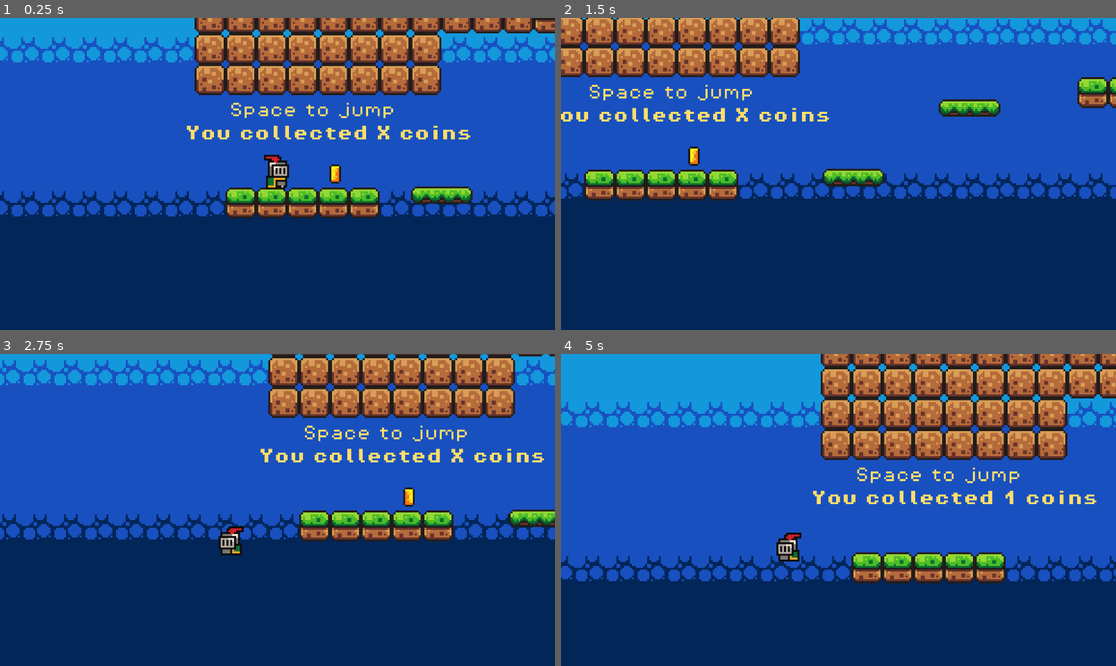
Above: before the commit, frames 1-4 (two rows, left to right).
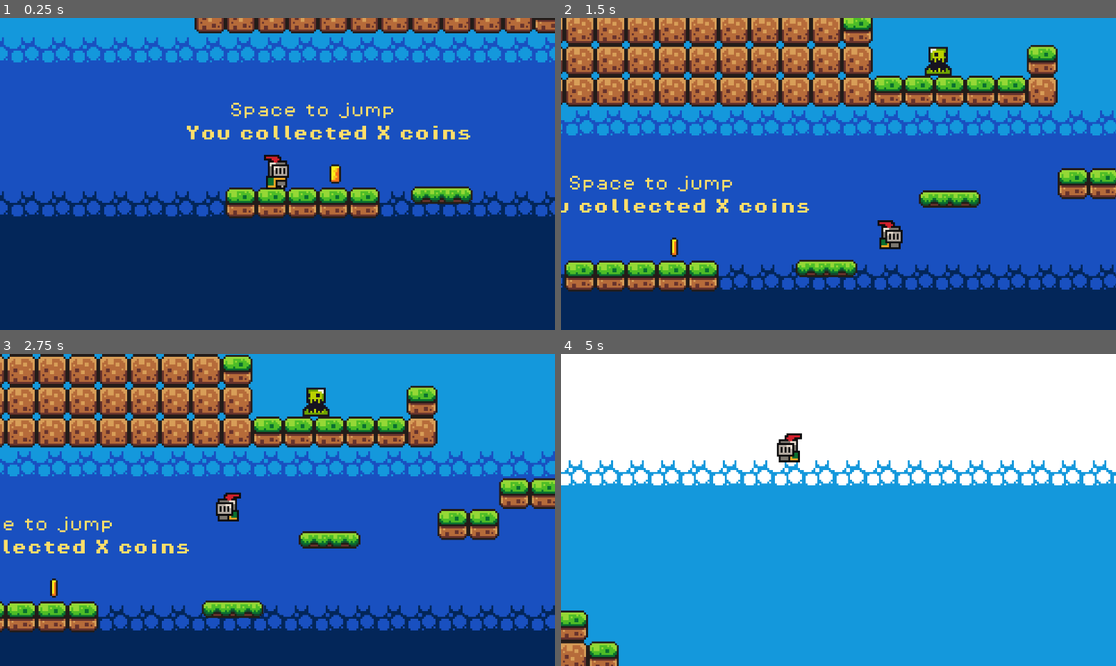
Above: after the commit, the same moments.

Repository: Agamv09/Basic-Platformer-Milkyway
Game: Godot game, scene res://Scenes/game.tscn
Two runs of this game, one before a commit and one after it. Both use one fixed random seed, a clock stepped at 60 frames per second and the inputs below.
Inputs:
- Up to frame 1 (0.25 s): no input
- Up to frame 2 (1.5 s): tap Enter at 0.5 s; hold Right (Move_right) from 0.53 s (still down); tap Space (Jump) at 0.6, 0.77, 1.07 s; tap Alt at 1.35 s
- Up to frame 3 (2.75 s): tap Space (Jump) at 1.52, 1.55, 1.82, 2.3 s; release Right (Move_right) at 2.03 s; hold Left (Move_left) from 2.03 s (still down); tap Shift at 2.1 s
- Up to frame 4 (5 s): release Left (Move_left) at 2.78 s; hold Right (Move_right) 2.78-4.28 s; tap Space (Jump) at 2.85, 3.02, 3.32, 3.77, 3.8, 4.07, 4.52, 4.55, 4.82 s; tap Alt at 3.6 s; hold Left (Move_left) from 4.28 s (still down); tap Shift at 4.35 s

The runs differ from the first frame. In frame 1, 8.5% of the frame differs, in the area x 35-80%, y 4-25%; in frame 2, 64%; in frame 3, 70%; in frame 4, 100%, in the area x 0-100%, y 0-100%.

Commit message:
Tried to add sounds for being hit by enemies in the games but didn't work :(, added Coyote time to the game and accidentally turned it into flappy bird.

Diff:
--- a/Scenes/game.tscn
+++ b/Scenes/game.tscn
@@ -239,7 +239,7 @@
 layer_0/name = "Background"
 layer_0/tile_data = PackedInt32Array(131074, 0, 14, 131075, 0, 14, 131076, 0, 14, 131077, 0, 14, 131078, 0, 14, -65518, …(27079 unchanged characters)…
 layer_1/name = "Mid"
-layer_1/tile_data = PackedInt32Array(131078, 0, 0, 131077, 0 …(816 unchanged characters)… 9, 0, 1, -393214, 0, 1, -262143, 0, 1, -196607, 0, 1, -131071, 0, 1, -131070, 0, 1, -131069, 0, 1, -131068, 0, 1, -196603, 0, 1, -262138, 0, 1, -327673, 0, 1, -458744, 0, 1, -524280, 0, 1, -458746, 0, 1, -196602, 0, 1, -131066, 0, 1, -131065, 0, 1, -131064, 0, 1, -196600, 0, 1, -262136, 0, 1, -327672, 0, 1, -262137, 0, 1, -196601, 0, 1, -393208, 0, 1, -589818, 0, 1, -524282, 0, 1, -393210, 0, 1, -196604, 0, 1, -131067, 0, 1, -196605, 0, 1, -393213, 0, 1, -458748, 0, 1, -393212, 0, 1, -196606, 0, 1, -589819, 0, 1)
+layer_1/tile_data = PackedInt32Array(131078, 0, 0, 131077, 0 …(816 unchanged characters)… 9, 0, 1, -393214, 0, 1, -262143, 0, 1, -262138, 0, 1, -327673, 0, 1, -458744, 0, 1, -524280, 0, 1, -458746, 0, 1, -262136, 0, 1, -327672, 0, 1, -262137, 0, 1, -393208, 0, 1, -589818, 0, 1, -524282, 0, 1, -393210, 0, 1, -393213, 0, 1, -458748, 0, 1, -393212, 0, 1, -589819, 0, 1)
 
 [node name="Player" parent="." instance=ExtResource("1_ebmjs")]
 position = Vector2(74, 28)
--- a/Scenes/player.tscn
+++ b/Scenes/player.tscn
@@ -185,3 +185,7 @@
 [node name="CollisionShape2D" type="CollisionShape2D" parent="."]
 position = Vector2(0, -6)
 shape = SubResource("CircleShape2D_3smsa")
+
+[node name="CoyoteTimer" type="Timer" parent="."]
+wait_time = 0.15
+one_shot = true
--- a/Scripts/player.gd
+++ b/Scripts/player.gd
@@ -5,6 +5,7 @@
 const JUMP_VELOCITY = -300.0
 
 @onready var animated_sprite2D: AnimatedSprite2D = $AnimatedSprite2D
+@onready var coyote_timer: Timer = $CoyoteTimer
 
 
 func _physics_process(delta: float) -> void:
@@ -13,7 +14,7 @@
 		velocity += get_gravity() * delta
 
 	# Handle jump.
-	if Input.is_action_just_pressed("Jump") and is_on_floor():
+	if Input.is_action_just_pressed("Jump") and (is_on_floor() || !coyote_timer.is_stopped()):
 		velocity.y = JUMP_VELOCITY
 
 	#Gets input direction: -1, 0 or 1
@@ -41,3 +42,8 @@
 		velocity.x = move_toward(velocity.x, 0, SPEED)
 
 	move_and_slide()
+
+	var was_on_floor = is_on_floor
+
+	if was_on_floor && !is_on_floor():
+		coyote_timer.start()
